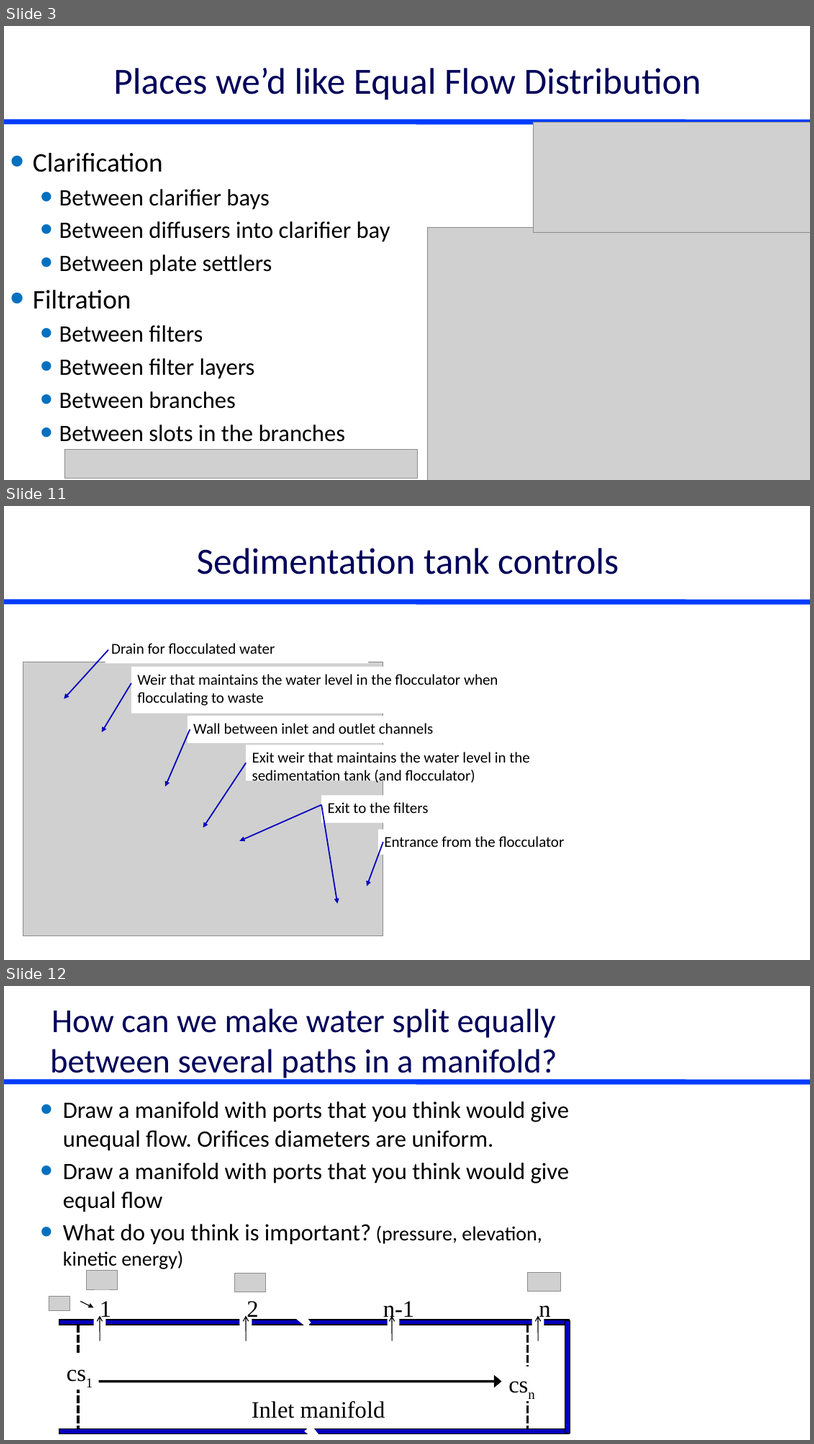
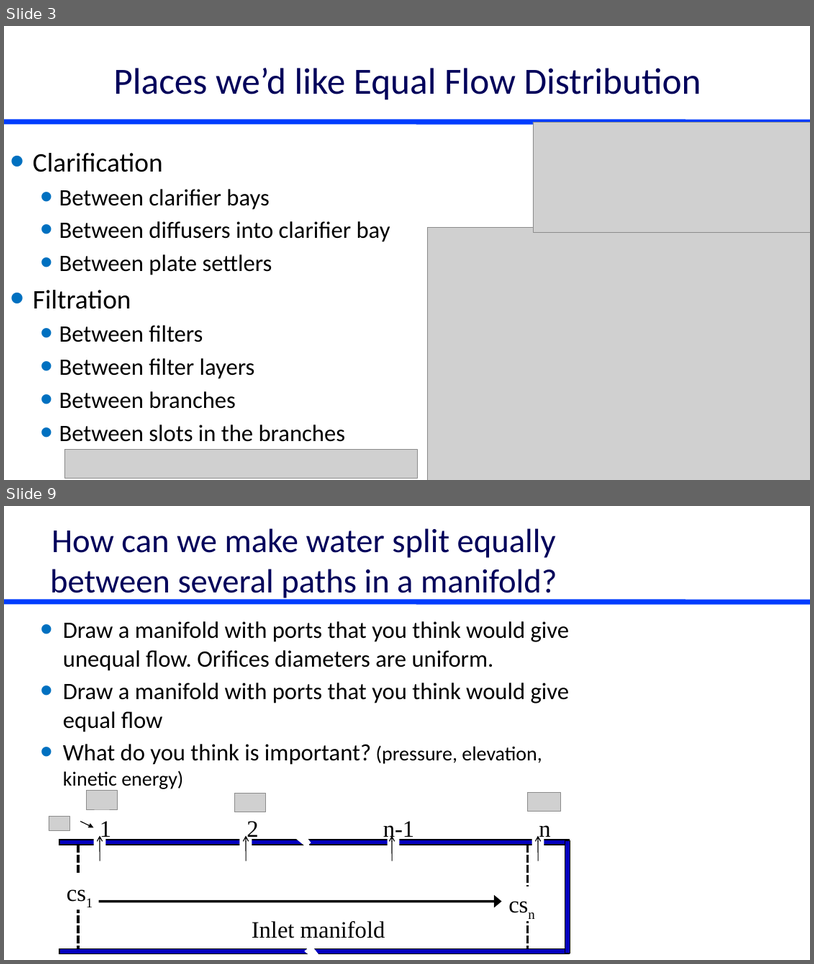
Before and after one commit to monroews/CEE4520Lectures, a slide deck: Manifolds.pptx. Shown one above the other, each under a label of ours: slides 3, 11 and 12 before the commit, slides 3 and 9 after it; the slides between them are not shown. The pictures are 814x1444 and 814x964 pixels, drawn with LibreOffice and Linux fonts; fonts in the diff are those of the drawing; grey boxes stand for pictures. Boxes give left, top, right and bottom in pixels: in the first picture for what was removed or moved away, otherwise in the second. Text is boxed around its words. In the diff, an @@ line names an element or a change of style, - is before the commit and + after.

```diff
--- a/Manifolds.pptx
+++ b/Manifolds.pptx
@@ slide 11 removed at bbox=[4, 506, 810, 960], background #FFFFFF; not listed: 1 template element that a slide beside it also shows @@
@@ title removed at bbox=[197, 548, 619, 574] @@
-Sedimentation tank controls
@@ arrow removed from (108, 650) to (64, 698) @@
@@ rectangle removed at bbox=[106, 636, 369, 663] @@
-Drain for flocculated water
@@ picture removed at bbox=[23, 662, 383, 936] @@
@@ rectangle removed at bbox=[131, 667, 568, 713] @@
-Weir that maintains the water level in the flocculator when flocculating to waste
@@ arrow removed from (131, 683) to (102, 732) @@
@@ rectangle removed at bbox=[188, 716, 548, 743] @@
-Wall between inlet and outlet channels
@@ arrow removed from (190, 729) to (165, 786) @@
@@ arrow removed from (246, 762) to (203, 827) @@
@@ rectangle removed at bbox=[246, 745, 563, 780] @@
-Exit weir that maintains the water level in the sedimentation tank (and flocculator)
@@ arrow removed from (322, 805) to (240, 841) @@
@@ rectangle removed at bbox=[322, 795, 525, 823] @@
-Exit to the filters
@@ arrow removed from (322, 805) to (338, 903) @@
@@ arrow removed from (383, 842) to (367, 886) @@
@@ text removed at bbox=[384, 836, 565, 847] @@
-Entrance from the flocculator
@@ what was slide 12 is now slide 9 @@
```
Also in this commit, not shown: 6 slides changed, 1 slide added, 3 other slides removed.
